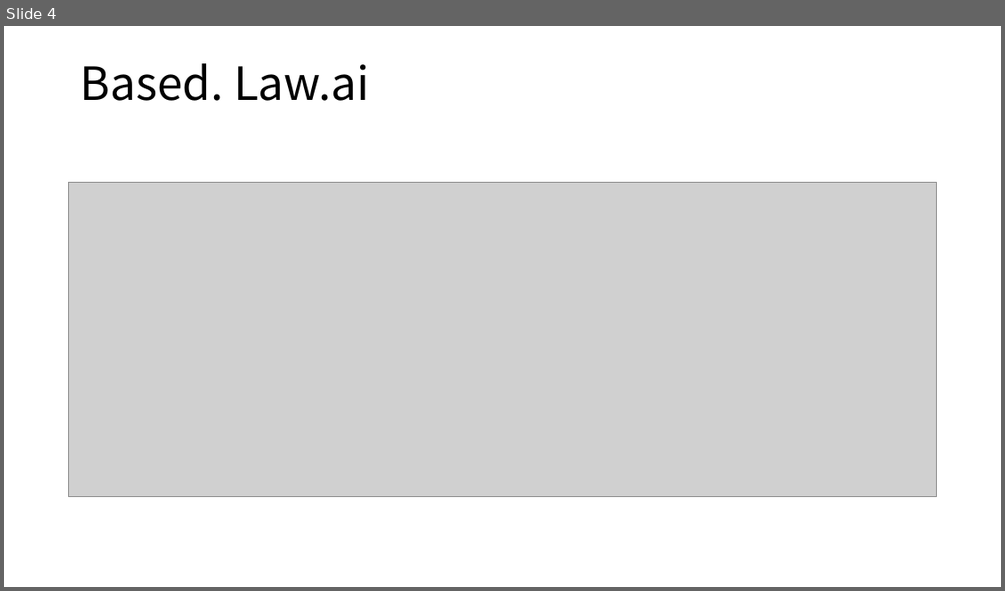
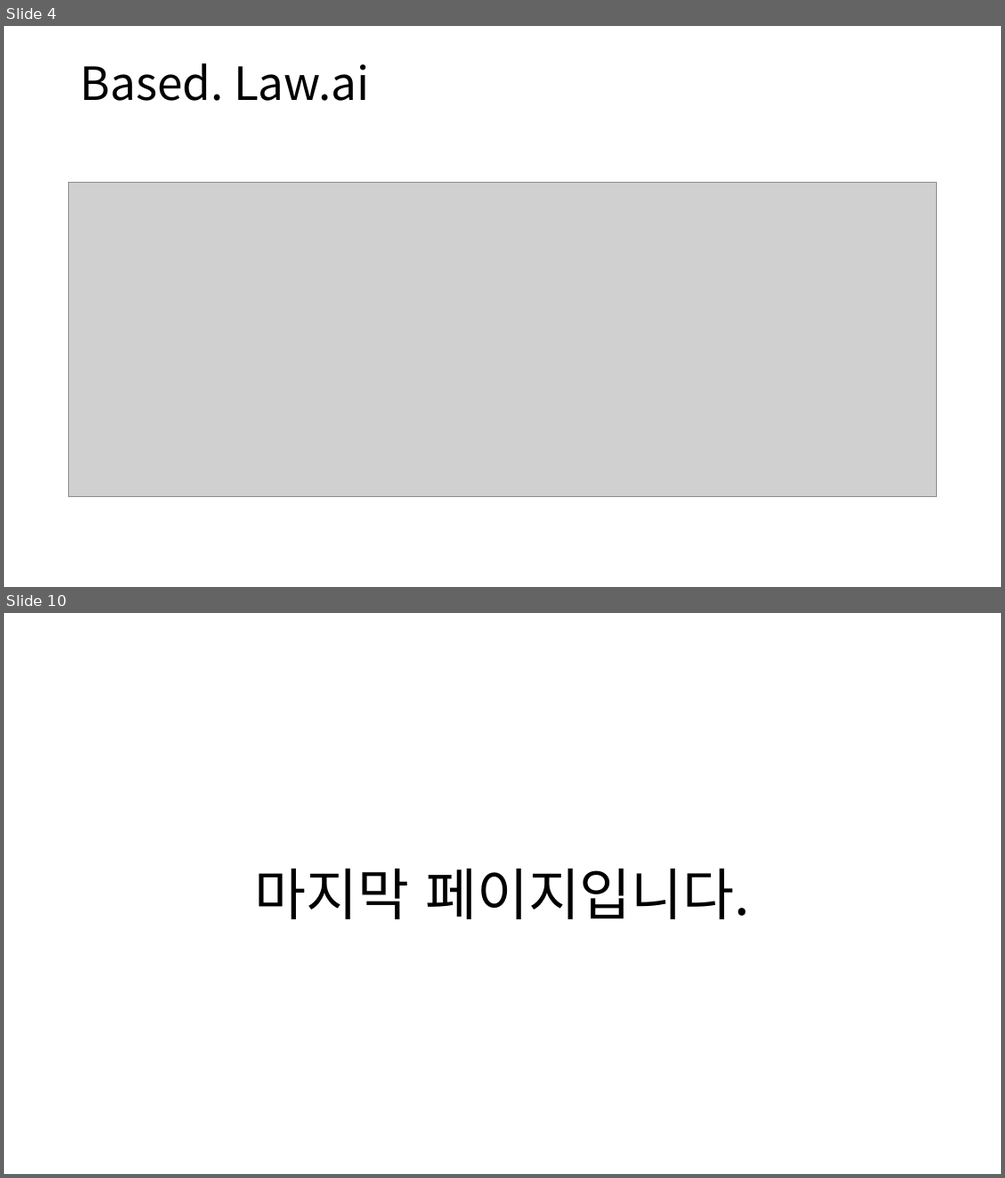
Before and after one commit to Humax-tut/jjsong2, a slide deck: React_Study.pptx. Shown one above the other, each under a label of ours: slide 4 before the commit, slides 4 and 10 after it; the slides between them are not shown. The pictures are 1005x591 and 1005x1178 pixels, drawn with LibreOffice and Linux fonts; fonts in the diff are those of the drawing; grey boxes stand for pictures. Boxes give left, top, right and bottom in pixels: in the first picture for what was removed or moved away, otherwise in the second. Text is boxed around its words. In the diff, an @@ line names an element or a change of style, - is before the commit and + after.

```diff
--- a/React_Study.pptx
+++ b/React_Study.pptx
@@ slide 10 added at box(4, 613, 1001, 1174), background #FFFFFF @@
@@ text added at box(255, 868, 750, 919), 54 pt, text #000000 @@
+마지막 페이지입니다.
```
Also in this commit, not shown: 4 slides changed, 1 other slide added, 1 slide removed.
